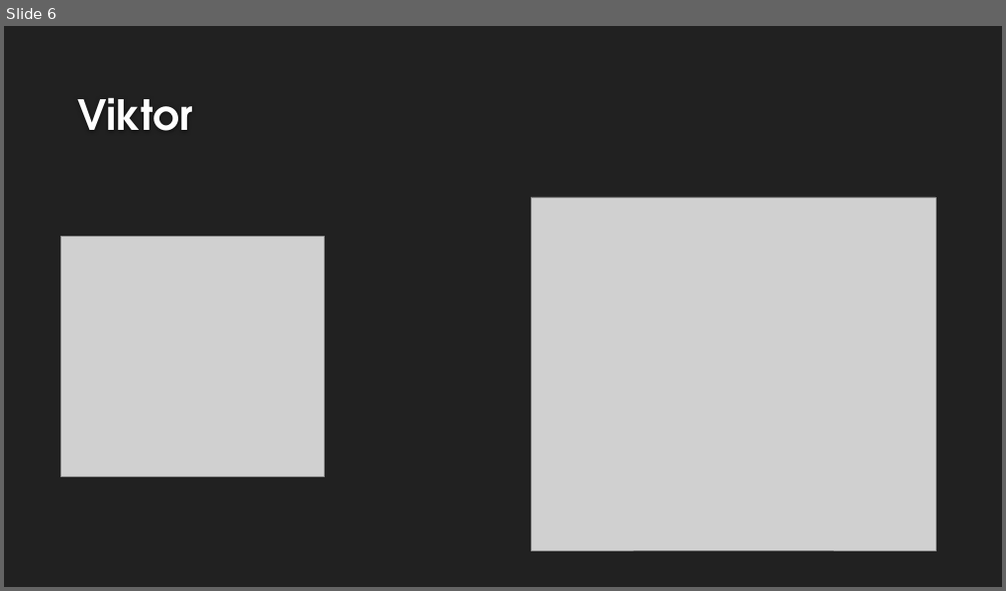
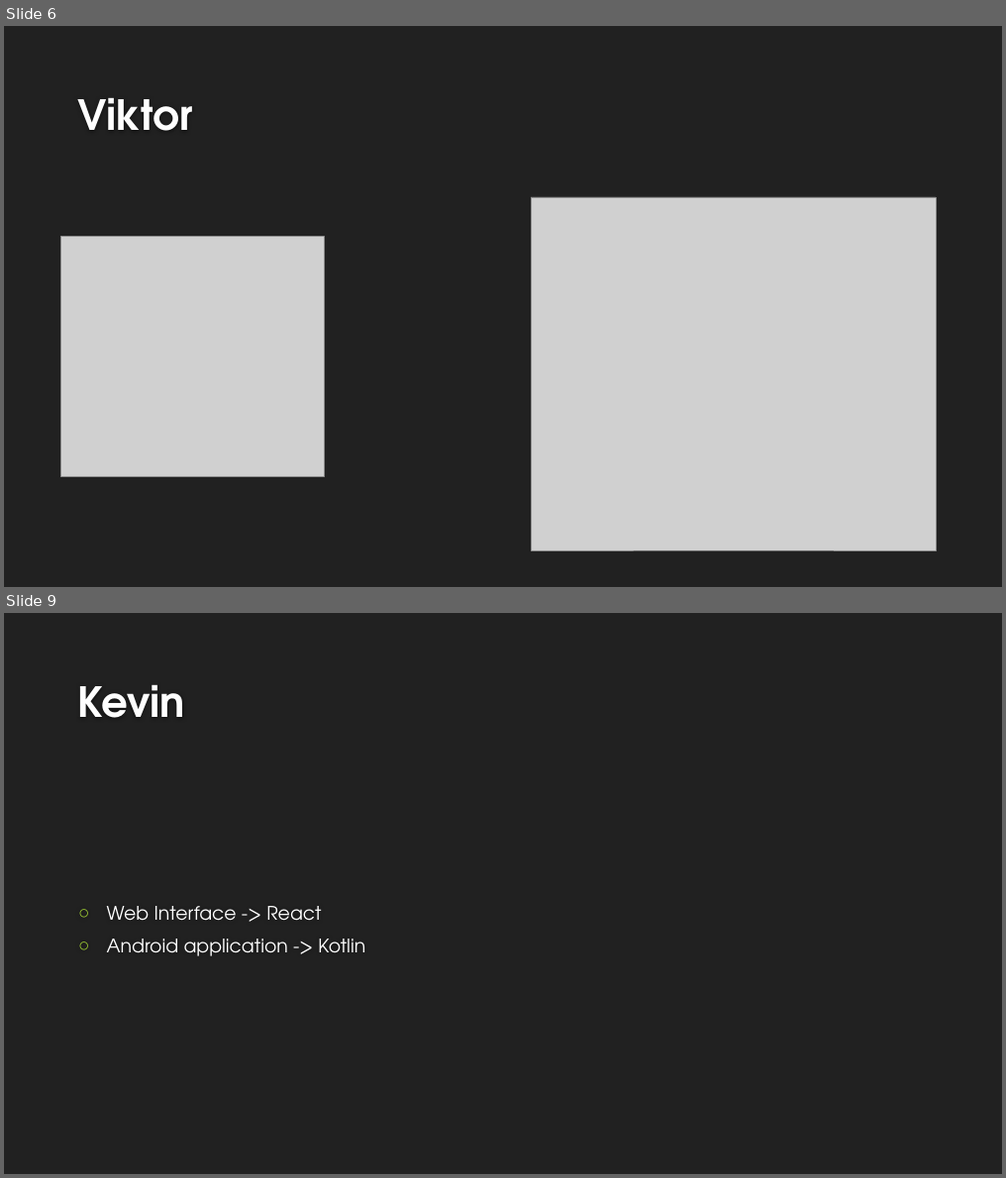
Before and after one commit to KevinD25/BBsnap, a slide deck: doc/Presentatie November.pptx. Shown one above the other, each under a label of ours: slide 6 before the commit, slides 6 and 9 after it; the slides between them are not shown. The pictures are 1006x591 and 1006x1178 pixels, drawn with LibreOffice and Linux fonts; fonts in the diff are those of the drawing; grey boxes stand for pictures; background and template pictures are left out. Boxes give left, top, right and bottom in pixels: in the first picture for what was removed or moved away, otherwise in the second. Text is boxed around its words. In the diff, an @@ line names an element or a change of style, - is before the commit and + after.

```diff
--- a/doc/Presentatie November.pptx
+++ b/doc/Presentatie November.pptx
@@ slide 9 added at (4, 613, 1002, 1174), background #212121 @@
@@ title added at (78, 684, 185, 718), 40 pt, text #FEFEFE, bold @@
+Kevin
@@ text added at (107, 906, 365, 957), 18 pt, text #FFFFFF @@
+○ Web Interface -> React
+○ Android application -> Kotlin
```
Also in this commit, not shown: 2 slides changed, 5 other slides added, 4 slides removed.
